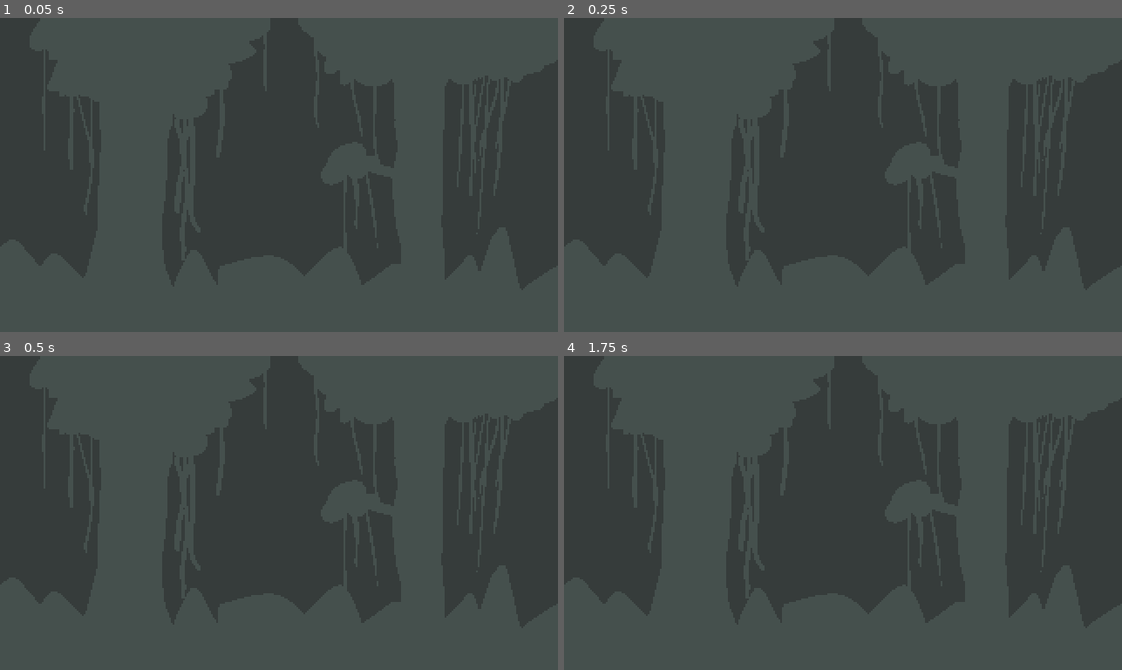
Above: before the commit, frames 1-4 (two rows, left to right).
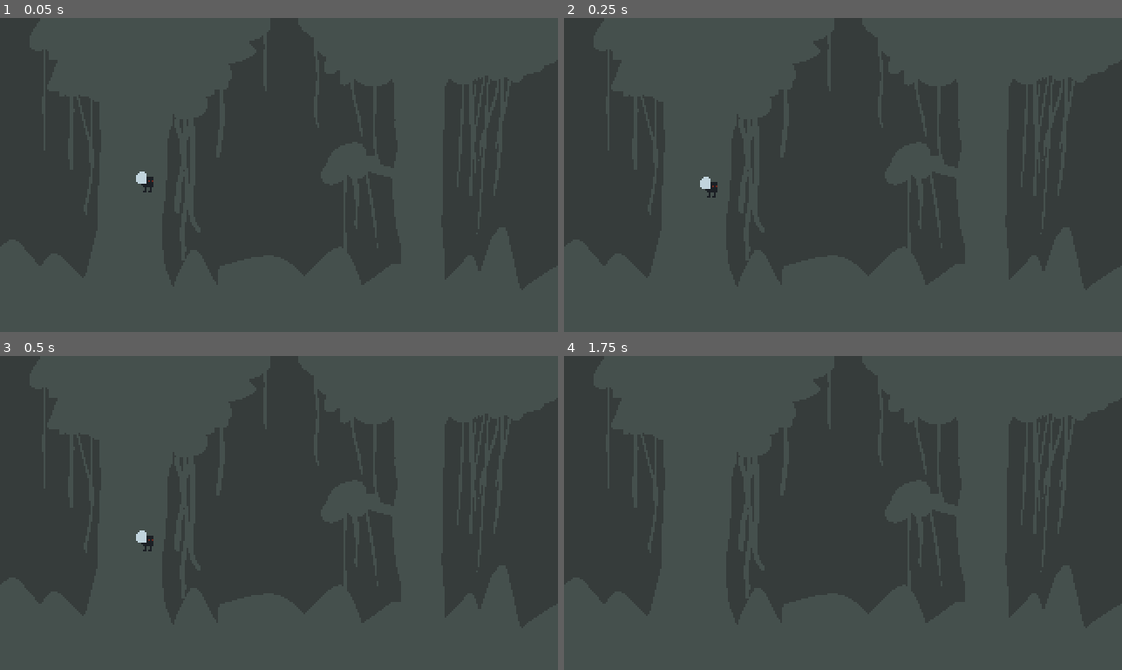
Above: after the commit, the same moments.

Repository: adrianwhatfield/flappy-fly
Game: Godot game, scene res://scenes/game.tscn
The game is run twice, just before and just after one commit, with the same random seed, the same clock (stepped at 60 frames per second) and the same inputs.
Inputs:
- Up to frame 1 (0.05 s): no input
- Up to frame 2 (0.25 s): no input
- Up to frame 3 (0.5 s): no input
- Up to frame 4 (1.75 s): no input

The runs differ from the first frame. In frame 1, 0.1% of the frame differs, in the area x 24-28%, y 48-56%; in frame 2, 0.1%; in frame 3, 0.1%; in frame 4, nothing differs.

Commit message:
Add fly player to game.tscn

Diff:
--- a/flappy-fly/scenes/game.tscn
+++ b/flappy-fly/scenes/game.tscn
@@ -1,13 +1,31 @@
-[gd_scene load_steps=2 format=2]
+[gd_scene load_steps=4 format=2]
 
 [ext_resource path="res://assets/art/background.png" type="Texture" id=1]
+[ext_resource path="res://assets/art/fly_spritesheet.png" type="Texture" id=2]
+
+[sub_resource type="CircleShape2D" id=1]
+radius = 4.0
 
 [node name="Node2D" type="Node2D"]
 
-[node name="TextureRect" type="TextureRect" parent="."]
+[node name="Background" type="TextureRect" parent="."]
 margin_right = 40.0
 margin_bottom = 40.0
 texture = ExtResource( 1 )
 __meta__ = {
 "_edit_use_anchors_": false
 }
+
+[node name="Player" type="RigidBody2D" parent="."]
+position = Vector2( 83, 94 )
+__meta__ = {
+"_edit_group_": true
+}
+
+[node name="CollisionShape2D" type="CollisionShape2D" parent="Player"]
+position = Vector2( 2, 0 )
+shape = SubResource( 1 )
+
+[node name="Sprite" type="Sprite" parent="Player"]
+texture = ExtResource( 2 )
+hframes = 3
